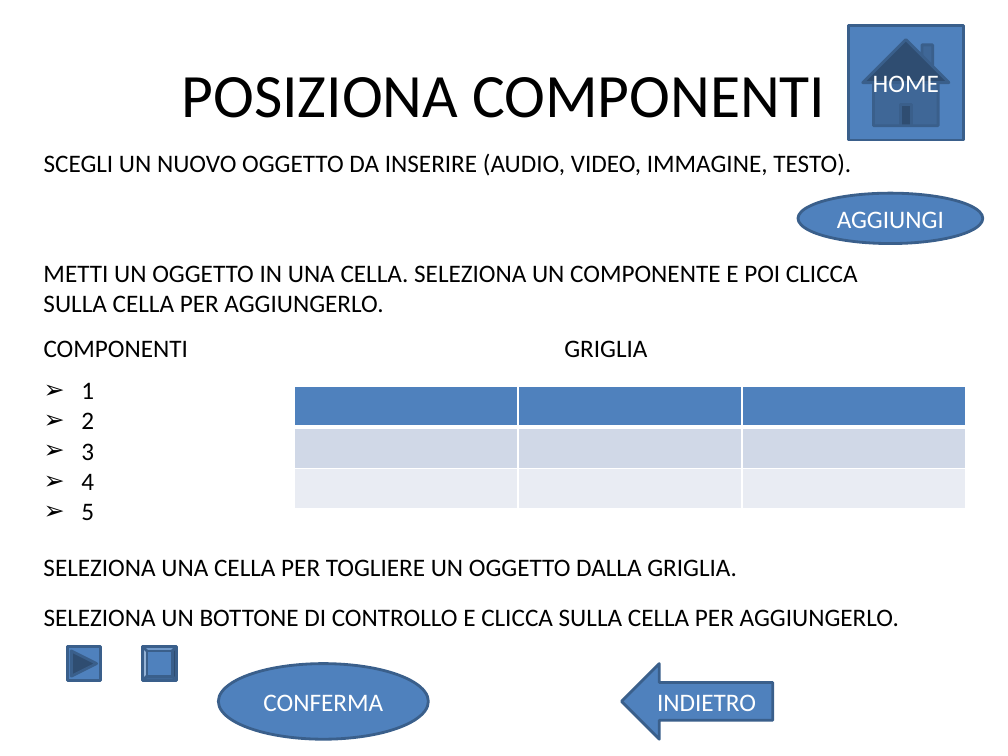
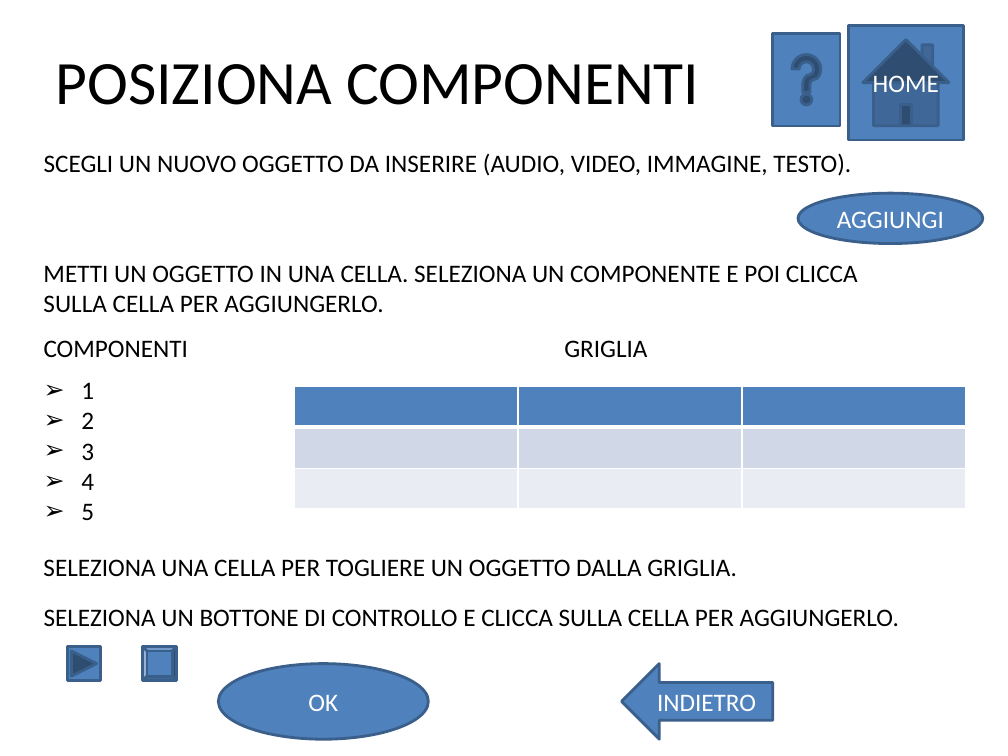
Before and after one commit to skimdz86/prototaips, a slide deck: slide 18 of Immagini/LABHCI-Pagine.pptx (slide 16 before the commit). Drawn at 1008x756 pixels with LibreOffice and Linux fonts; fonts in the diff are those of the drawing. Boxes give left, top, right and bottom in pixels: in the first picture for what was removed or moved away, otherwise in the second. Text is boxed around its words. In the diff, an @@ line names an element or a change of style, - is before the commit and + after.

```diff
--- a/Immagini/LABHCI-Pagine.pptx
+++ b/Immagini/LABHCI-Pagine.pptx
@@ title "POSIZIONA COMPONENTI": place and size @@
-title "POSIZIONA COMPONENTI" at <box>181,77,825,118</box>
+title "POSIZIONA COMPONENTI" at <box>55,64,699,105</box>
@@ action button help added at <box>773,33,841,126</box>, fill #4F81BD, outline #3A5F8C 2 pt @@
@@ text in ellipse at <box>308,694,338,711</box>: text changed @@
-CONFERMA
+OK
```
Also in this commit, not shown: 14 other slides changed, 4 slides added.
